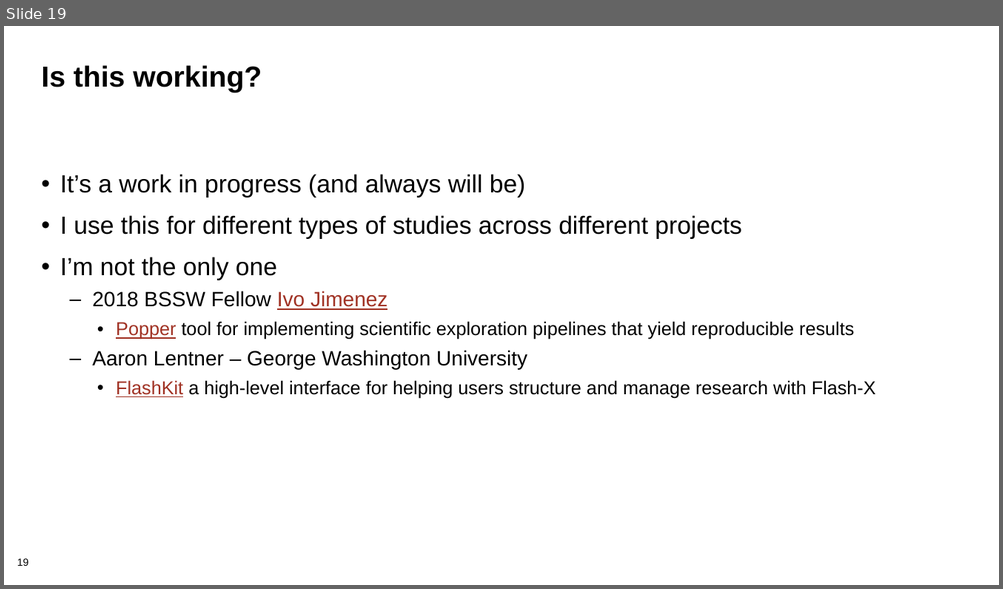
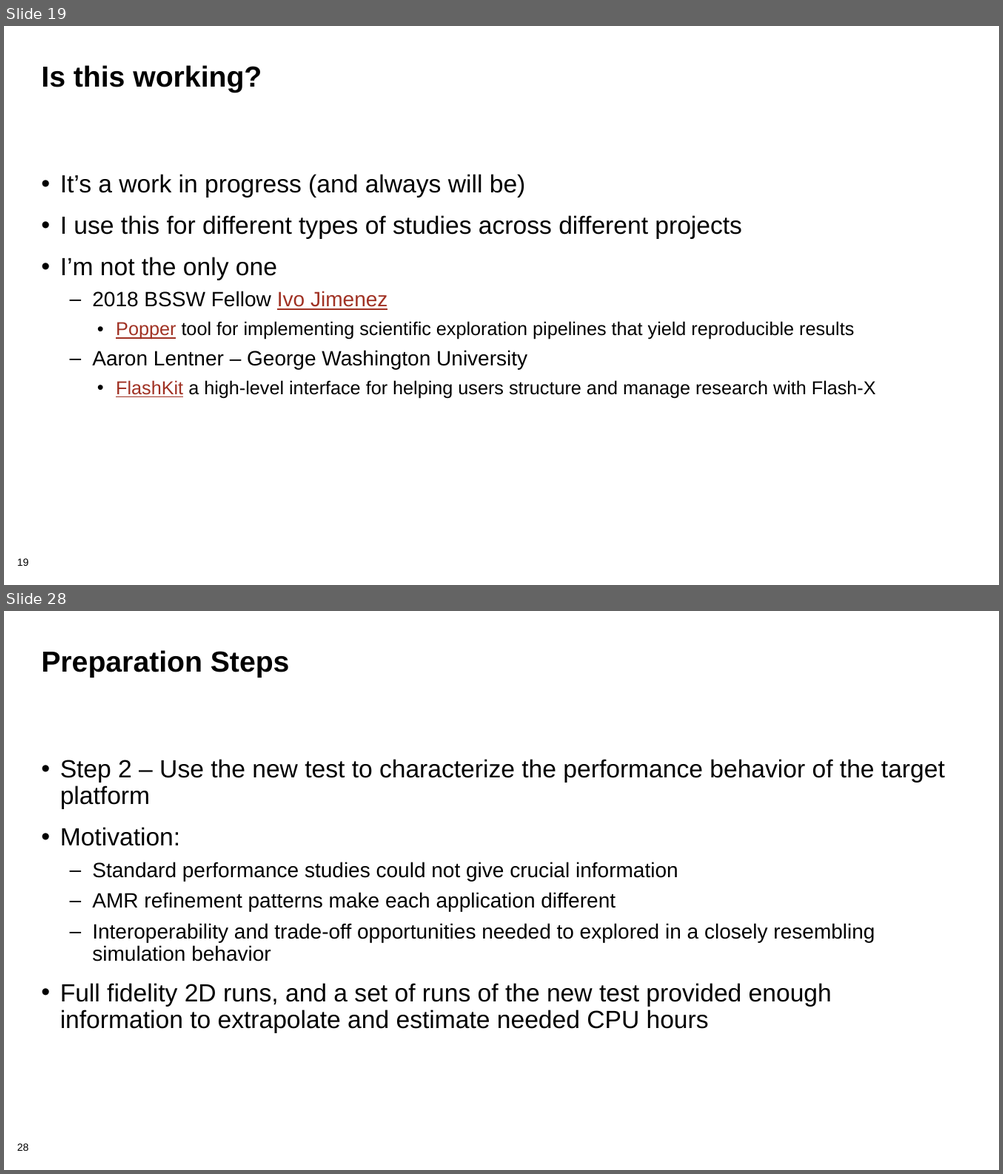
Before and after one commit to bssw-tutorial/presentations, a slide deck: computational-expts.pptx. Shown one above the other, each under a label of ours: slide 19 before the commit, slides 19 and 28 after it; the slides between them are not shown. The pictures are 1003x589 and 1003x1174 pixels, drawn with LibreOffice and Linux fonts; fonts in the diff are those of the drawing; background and template pictures are left out. Boxes give left, top, right and bottom in pixels: in the first picture for what was removed or moved away, otherwise in the second. Text is boxed around its words. In the diff, an @@ line names an element or a change of style, - is before the commit and + after.

```diff
--- a/computational-expts.pptx
+++ b/computational-expts.pptx
@@ slide 28 added at [4, 611, 999, 1170], background #FFFFFF; not listed: 1 template element that a slide beside it also shows @@
@@ title added at [41, 650, 290, 678], 28 pt, text #000000, bold @@
+Preparation Steps
@@ text added at [60, 759, 945, 1034], 20 pt, text #000000 @@
+• Step 2 – Use the new test to characterize the performance behavior of the target platform
+• Motivation:
+  – Standard performance studies could not give crucial information
+  – AMR refinement patterns make each application different
+  – Interoperability and trade-off opportunities needed to explored in a closely resembling simulation behavior
+• Full fidelity 2D runs, and a set of runs of the new test provided enough information to extrapolate and estimate needed CPU hours
```
Also in this commit, not shown: 2 slides changed, 11 other slides added, 1 slide removed.
